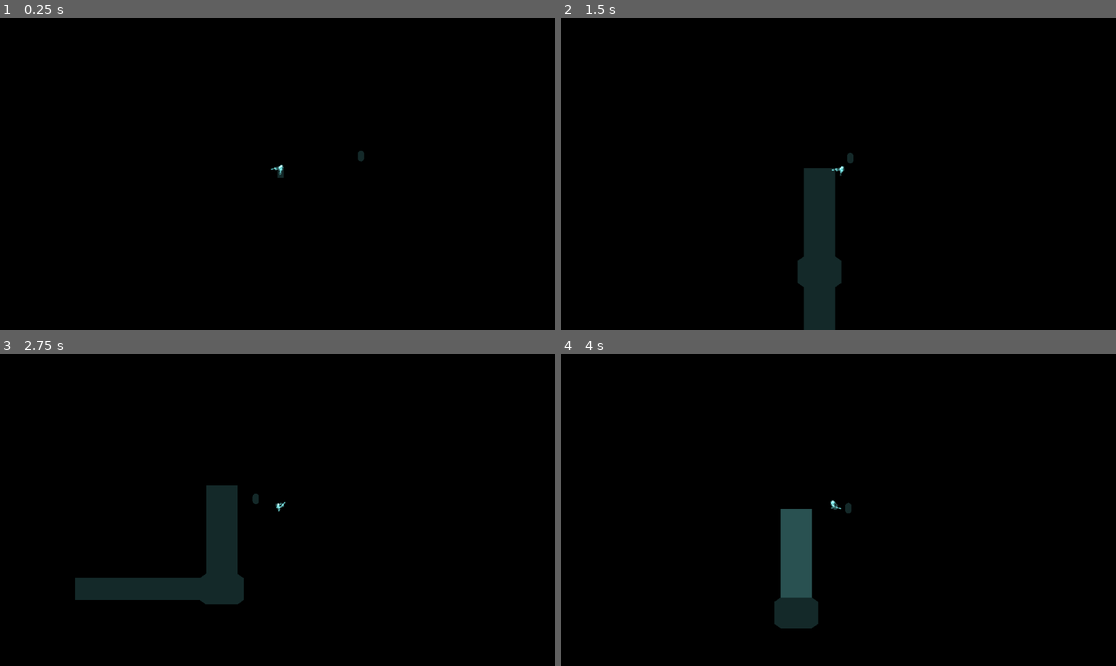
Above: before the commit, frames 1-4 (two rows, left to right).
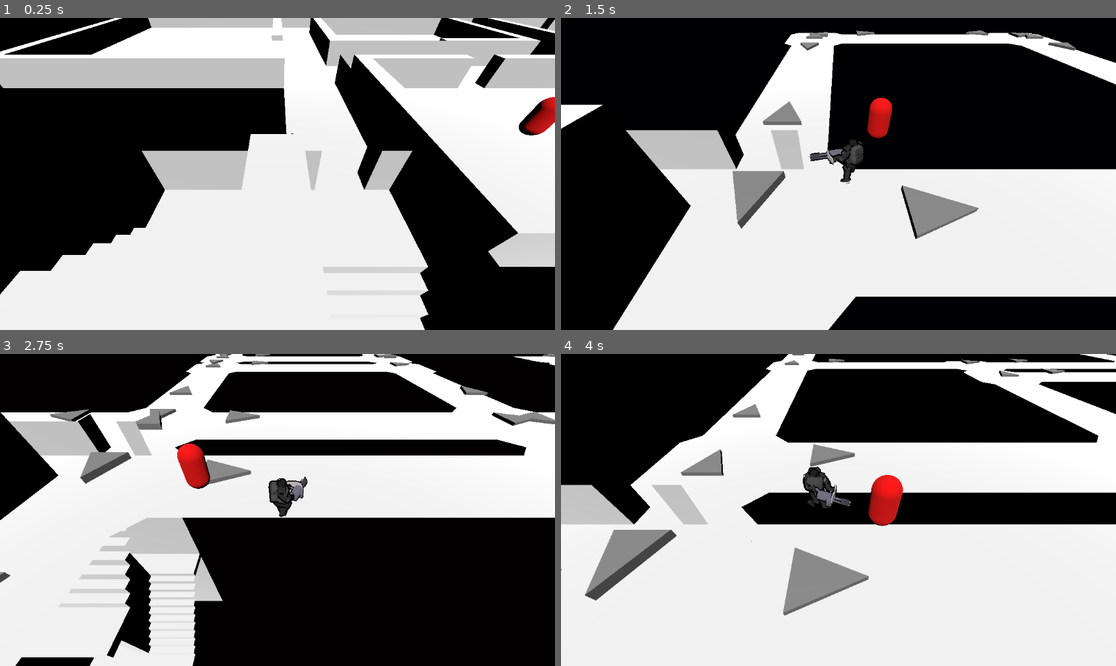
Above: after the commit, the same moments.

Repository: fossyman/SAWTOOTH_Uni
Game: Godot game, scene res://scenes/main.tscn
Same seed, same stepped clock (60 frames per second), same inputs: the game is played once before the commit and once after it.
Inputs (mouse positions are in pixels of both pictures, inside the frame that each line leads up to):
- Up to frame 1 (0.25 s): no input
- Up to frame 2 (1.5 s): tap Enter (ui_accept) at 0.5, 0.6, 0.77, 1.07 s; move the mouse to (960, 158) at 0.52 s; hold D (move_right) 0.53-1.28 s; move the mouse to (727, 189) at 1.27 s; hold S (move_back) from 1.28 s (still down); click (727, 189) at 1.35 s
- Up to frame 3 (2.75 s): tap Enter (ui_accept) at 1.52, 1.55, 1.82, 2.1 s; move the mouse to (333, 441) at 2.02 s; release S (move_back) at 2.03 s; hold D (move_right) from 2.03 s (still down)
- Up to frame 4 (4 s): move the mouse to (810, 572) at 2.77 s; release D (move_right) at 2.78 s; hold W (move_forward) 2.78-3.53 s; click (810, 572) at 2.85 s; tap Enter (ui_accept) at 3.02, 3.05, 3.32, 3.6, 3.77 s; move the mouse to (1005, 556) at 3.52 s; hold A (move_left) from 3.53 s (still down)

The runs differ from the first frame. In frame 1, 64% of the frame differs, in the area x 0-100%, y 0-100%; in frame 2, 48%; in frame 3, 50%; in frame 4, 70%.

Commit message:
Added Level gen V3 early models

Diff:
--- a/assets/Materials/MAT_SKYBox.tres
+++ b/assets/Materials/MAT_SKYBox.tres
@@ -15,7 +15,17 @@
 color_ramp = SubResource("Gradient_elvd3")
 noise = SubResource("FastNoiseLite_j7c43")
 
+[sub_resource type="Gradient" id="Gradient_mp7dl"]
+colors = PackedColorArray(0.0430392, 0.0430392, 0.0430392, 1, 0.0295066, 0.0295066, 0.0295066, 1)
+
+[sub_resource type="GradientTexture2D" id="GradientTexture2D_7alld"]
+gradient = SubResource("Gradient_mp7dl")
+fill = 2
+fill_from = Vector2(0.5, 0.5)
+
 [resource]
 shader = ExtResource("1_a0ku1")
+shader_parameter/Brightness = 0.025
 shader_parameter/Colors = ExtResource("2_uowng")
 shader_parameter/Static = SubResource("NoiseTexture2D_56wrp")
+shader_parameter/gradient = SubResource("GradientTexture2D_7alld")
--- a/scenes/MapSegments/BasicLevelSet/4_way_1.tscn
+++ b/scenes/MapSegments/BasicLevelSet/4_way_1.tscn
@@ -3,7 +3,7 @@
 [ext_resource type="PackedScene" uid="uid://dtfdccig1uk5u" path="res://assets/Models/LevelSets/BasicSet/4way1.glb" id="1_gbuel"]
 [ext_resource type="Script" path="res://src/Components/COMP_MapChunk.gd" id="2_wahjk"]
 
-[sub_resource type="BoxMesh" id="BoxMesh_734r0"]
+[sub_resource type="PrismMesh" id="PrismMesh_s74o7"]
 
 [node name="4way1" node_paths=PackedStringArray("Back") instance=ExtResource("1_gbuel")]
 script = ExtResource("2_wahjk")
@@ -15,9 +15,6 @@
 [node name="ConnectorF" type="Node3D" parent="." index="1" groups=["Connector"]]
 transform = Transform3D(-1, 0, -2.62268e-07, 0, 1, 0, 2.62268e-07, 0, -1, 5, 0, 2.62268e-07)
 
-[node name="MeshInstance3D" type="MeshInstance3D" parent="ConnectorF" index="0"]
-mesh = SubResource("BoxMesh_734r0")
-
 [node name="ConnectorB" type="Node3D" parent="." index="2" groups=["Connector"]]
 transform = Transform3D(1, 0, 1.74846e-07, 0, 1, 0, -1.74846e-07, 0, 1, 0, 0, 7)
 
@@ -26,3 +23,7 @@
 
 [node name="ConnectorR" type="Node3D" parent="." index="4" groups=["Connector"]]
 transform = Transform3D(-4.37114e-08, 0, 1, 0, 1, 0, -1, 0, -4.37114e-08, 6, 0, 6)
+
+[node name="MeshInstance3D" type="MeshInstance3D" parent="." index="5"]
+transform = Transform3D(2, 0, 0, 0, -1.00536e-07, -0.2, 0, 2.3, -8.74228e-09, 2.4, 0.436856, 3)
+mesh = SubResource("PrismMesh_s74o7")
--- a/scenes/MapSegments/BasicLevelSet/corner_1.tscn
+++ b/scenes/MapSegments/BasicLevelSet/corner_1.tscn
@@ -1,7 +1,9 @@
-[gd_scene load_steps=3 format=3 uid="uid://cirql2qbhbga6"]
+[gd_scene load_steps=4 format=3 uid="uid://cirql2qbhbga6"]
 
 [ext_resource type="PackedScene" uid="uid://6b01m4vrus82" path="res://assets/Models/LevelSets/BasicSet/Corner1.glb" id="1_uqx83"]
 [ext_resource type="Script" path="res://src/Components/COMP_MapChunk.gd" id="2_mgiw3"]
+
+[sub_resource type="PrismMesh" id="PrismMesh_5w376"]
 
 [node name="Corner1" node_paths=PackedStringArray("Back") instance=ExtResource("1_uqx83")]
 script = ExtResource("2_mgiw3")
@@ -15,3 +17,7 @@
 
 [node name="ConnectorU" type="Node3D" parent="." index="2" groups=["Connector"]]
 transform = Transform3D(-1, 0, -2.62268e-07, 0, 1, 0, 2.62268e-07, 0, -1, 5, 0, 0)
+
+[node name="MeshInstance3D" type="MeshInstance3D" parent="." index="3"]
+transform = Transform3D(2, 0, 0, 0, -1.00536e-07, -0.2, 0, 2.3, -8.74228e-09, 2.4, 0.446854, 3)
+mesh = SubResource("PrismMesh_5w376")
--- a/scenes/MapSegments/BasicLevelSet/hallway_1.tscn
+++ b/scenes/MapSegments/BasicLevelSet/hallway_1.tscn
@@ -1,7 +1,9 @@
-[gd_scene load_steps=3 format=3 uid="uid://blnngdm0jh6cy"]
+[gd_scene load_steps=4 format=3 uid="uid://blnngdm0jh6cy"]
 
 [ext_resource type="PackedScene" uid="uid://c6iju2rjq3pk1" path="res://assets/Models/LevelSets/BasicSet/Hallway1.glb" id="1_1jrok"]
 [ext_resource type="Script" path="res://src/Components/COMP_MapChunk.gd" id="2_5qcix"]
+
+[sub_resource type="PrismMesh" id="PrismMesh_fs1u7"]
 
 [node name="Hallway1" node_paths=PackedStringArray("Back") instance=ExtResource("1_1jrok")]
 script = ExtResource("2_5qcix")
@@ -15,3 +17,7 @@
 
 [node name="ConnectorF2" type="Node3D" parent="." index="2" groups=["Connector"]]
 transform = Transform3D(1, 0, 2.78162e-07, 0, 1, 0, -2.78162e-07, 0, 1, 2.8611e-06, 0, 20)
+
+[node name="MeshInstance3D" type="MeshInstance3D" parent="." index="3"]
+transform = Transform3D(2, 0, 0, 0, -1.00536e-07, -0.2, 0, 2.3, -8.74228e-09, 2.4, 0.604041, 3)
+mesh = SubResource("PrismMesh_fs1u7")
--- a/scenes/MapSegments/BasicLevelSet/t_junction_1.tscn
+++ b/scenes/MapSegments/BasicLevelSet/t_junction_1.tscn
@@ -1,7 +1,9 @@
-[gd_scene load_steps=3 format=3 uid="uid://be0daafrbbtvt"]
+[gd_scene load_steps=4 format=3 uid="uid://be0daafrbbtvt"]
 
 [ext_resource type="PackedScene" uid="uid://bap82n4km8f3n" path="res://assets/Models/LevelSets/BasicSet/TJunction1.glb" id="1_lfh65"]
 [ext_resource type="Script" path="res://src/Components/COMP_MapChunk.gd" id="2_qr4du"]
+
+[sub_resource type="PrismMesh" id="PrismMesh_gjebh"]
 
 [node name="TJunction1" node_paths=PackedStringArray("Back") instance=ExtResource("1_lfh65")]
 script = ExtResource("2_qr4du")
@@ -18,3 +20,7 @@
 
 [node name="ConnectorR" type="Node3D" parent="." index="3" groups=["Connector"]]
 transform = Transform3D(-1, 0, -1.90739e-07, 0, 1, 0, 1.90739e-07, 0, -1, 5, 0, 3.31403e-06)
+
+[node name="MeshInstance3D" type="MeshInstance3D" parent="." index="4"]
+transform = Transform3D(2, 0, 0, 0, -1.00536e-07, -0.2, 0, 2.3, -8.74228e-09, 2.4, 0.445277, 3)
+mesh = SubResource("PrismMesh_gjebh")
--- a/scenes/ROOT_gameplay.tscn
+++ b/scenes/ROOT_gameplay.tscn
@@ -13,6 +13,8 @@
 [ext_resource type="PackedScene" uid="uid://cirql2qbhbga6" path="res://scenes/MapSegments/BasicLevelSet/corner_1.tscn" id="5_lhngw"]
 [ext_resource type="PackedScene" uid="uid://c43dt27bxg3sm" path="res://scenes/MapSegments/BasicLevelSet/4_way_1.tscn" id="6_ymj2v"]
 [ext_resource type="PackedScene" uid="uid://be0daafrbbtvt" path="res://scenes/MapSegments/BasicLevelSet/t_junction_1.tscn" id="7_kvnuu"]
+[ext_resource type="PackedScene" uid="uid://c4ei208cyxnl4" path="res://assets/Models/LevelSets/Set1/FloorLayout1.glb" id="9_3e5gf"]
+[ext_resource type="PackedScene" uid="uid://c1vx530asrxbw" path="res://assets/Models/LevelSets/LevelTransitionStaircase.glb" id="15_slw5h"]
 
 [sub_resource type="Sky" id="Sky_m2tdj"]
 sky_material = ExtResource("1_vstcw")
@@ -70,6 +72,8 @@
 
 [node name="MeshInstance3D" type="MeshInstance3D" parent="Map/MapContainer"]
 
+[node name="FloorLayout1" parent="Map/MapContainer" instance=ExtResource("9_3e5gf")]
+
 [node name="Node" type="Node" parent="."]
 
 [node name="Player" parent="Node" instance=ExtResource("1_gnqm2")]
@@ -86,24 +90,20 @@
 
 [node name="SubViewport" type="SubViewport" parent="Node/SubViewportContainer"]
 handle_input_locally = false
-debug_draw = 3
 size = Vector2i(1152, 648)
 render_target_update_mode = 4
 
 [node name="MainCamera" type="Camera3D" parent="Node/SubViewportContainer/SubViewport"]
 unique_name_in_owner = true
-transform = Transform3D(1, 0, 0, 0, 0.707107, 0.707107, 0, -0.707107, 0.707107, 0, 41.234, 41.234)
-projection = 1
-fov = 90.0
-size = 50.0
-near = 0.001
+transform = Transform3D(1, 0, 0, 0, 0.707107, 0.707107, 0, -0.707107, 0.707107, 0, 6.22917, 6.22917)
+size = 10.0
 
 [node name="CameraOffset" type="Node3D" parent="Node" node_paths=PackedStringArray("TargetNode")]
 script = ExtResource("2_y5f1m")
 TargetNode = NodePath("../Player/Mesh/CameraOffsetNode")
 
 [node name="CameraOffset" type="RemoteTransform3D" parent="Node/CameraOffset"]
-transform = Transform3D(1, 0, 0, 0, 0.707107, 0.707107, 0, -0.707107, 0.707107, 0, 41.234, 41.234)
+transform = Transform3D(1, 0, 0, 0, 0.707107, 0.707107, 0, -0.707107, 0.707107, 0, 6.22917, 6.22917)
 remote_path = NodePath("../../SubViewportContainer/SubViewport/MainCamera")
 
 [node name="Inventory" type="Node" parent="Node"]
@@ -113,3 +113,6 @@
 
 [node name="EnemyBase" parent="." instance=ExtResource("2_g555f")]
 transform = Transform3D(1, 0, 0, 0, 1, 0, 0, 0, 1, 13, 0, -3)
+
+[node name="LevelTransitionStaircase" parent="." instance=ExtResource("15_slw5h")]
+transform = Transform3D(1, 0, 0, 0, 1, 0, 0, 0, 1, -5, -22, 10)
--- a/scenes/SCN_Player.tscn
+++ b/scenes/SCN_Player.tscn
@@ -58,6 +58,7 @@
 snap = Vector2(0.5, 0.5)
 
 [sub_resource type="AnimationNodeBlendTree" id="AnimationNodeBlendTree_1kg37"]
+graph_offset = Vector2(-428.511, 247.198)
 nodes/Animation/node = SubResource("AnimationNodeAnimation_cbqbh")
 nodes/Animation/position = Vector2(-186.667, 466.667)
 "nodes/Animation 2/node" = SubResource("AnimationNodeAnimation_5t1oe")
@@ -116,16 +117,16 @@
 
 [node name="Skeleton3D" parent="Mesh/Holland/Armature" index="0"]
 bones/0/rotation = Quaternion(0, 0.707107, 0.707107, 0)
-bones/1/position = Vector3(-0.0199045, -0.0629443, 0.05)
+bones/1/position = Vector3(-0.000319926, -0.0010117, 0.05)
 bones/1/rotation = Quaternion(0.5, 0.5, 0.5, 0.5)
 bones/2/rotation = Quaternion(0.5, 0.5, 0.5, -0.5)
 bones/3/rotation = Quaternion(1.86542e-15, -0.52507, 3.02357e-15, 0.851059)
 bones/5/rotation = Quaternion(-0.00335439, 0.528448, -2.05691e-10, 0.848959)
 bones/6/rotation = Quaternion(0.415316, 0.596247, 0.596247, -0.34131)
 bones/6/scale = Vector3(1, 1, 1)
-bones/7/rotation = Quaternion(0.00885893, -0.472529, 0.758864, 0.448066)
-bones/8/rotation = Quaternion(0.461728, 0.0348934, 0.523425, 0.715273)
-bones/9/rotation = Quaternion(-0.0047928, 0.598395, -0.446226, 0.66542)
+bones/7/rotation = Quaternion(0.00855903, -0.473735, 0.759374, 0.44593)
+bones/8/rotation = Quaternion(0.463087, 0.0347956, 0.524965, 0.713268)
+bones/9/rotation = Quaternion(-0.000793113, 0.596513, -0.450723, 0.664094)
 bones/10/position = Vector3(-0.0219696, 0.076446, -0.00230959)
 bones/10/rotation = Quaternion(-0.373475, -0.214044, 0.217393, 0.876037)
 bones/10/scale = Vector3(1, 1, 1)
@@ -149,9 +150,9 @@
 bones/24/rotation = Quaternion(-0.677386, 0.0079666, -0.0086504, 0.735534)
 bones/25/rotation = Quaternion(-0.415316, 0.596247, 0.596247, 0.34131)
 bones/25/scale = Vector3(1, 1, 1)
-bones/26/rotation = Quaternion(-0.318396, 0.359823, -0.411461, 0.774501)
-bones/27/rotation = Quaternion(0.361522, -0.0408057, -0.409829, 0.836467)
-bones/28/rotation = Quaternion(0.144763, -0.00526382, 0.422094, 0.894904)
+bones/26/rotation = Quaternion(-0.316963, 0.359082, -0.411861, 0.77522)
+bones/27/rotation = Quaternion(0.359591, -0.0408982, -0.40764, 0.838362)
+bones/28/rotation = Quaternion(0.144649, -0.00675736, 0.418251, 0.896715)
 bones/29/rotation = Quaternion(-0.27861, -0.0678377, -0.121277, 0.950298)
 bones/29/scale = Vector3(1, 1, 1)
 bones/30/rotation = Quaternion(0.0804791, -0.116145, 0.356838, 0.923418)
@@ -173,20 +174,20 @@
 bones/42/scale = Vector3(1, 1, 1)
 bones/43/rotation = Quaternion(-0.699756, -0.00822965, 0.00840045, 0.714285)
 bones/44/rotation = Quaternion(0.568244, 0.0769754, 0.568244, 0.590146)
-bones/45/rotation = Quaternion(-0.117377, -0.260437, 0.288011, 0.914027)
+bones/45/rotation = Quaternion(-0.251351, -0.302274, 0.303669, 0.867893)
 bones/45/scale = Vector3(1, 1, 1)
-bones/46/rotation = Quaternion(-0.409433, -0.0454004, 0.127157, 0.902294)
+bones/46/rotation = Quaternion(-0.143863, -0.0496796, 0.0446795, 0.987339)
 bones/46/scale = Vector3(1, 1, 1)
-bones/47/rotation = Quaternion(0.220529, -0.011095, -0.0323256, 0.974781)
+bones/47/rotation = Quaternion(0.0816501, 0.0162364, 0.00318069, 0.996524)
 bones/48/rotation = Quaternion(0.298771, 0.0023218, -0.0023218, 0.954319)
 bones/48/scale = Vector3(1, 1, 1)
 bones/49/scale = Vector3(1, 1, 1)
 bones/50/rotation = Quaternion(-0.568244, 0.590146, -0.568244, 0.0769754)
 bones/50/scale = Vector3(1, 1, 1)
-bones/51/rotation = Quaternion(-0.118783, 0.270237, -0.328305, 0.897262)
+bones/51/rotation = Quaternion(-0.251243, 0.30247, -0.304233, 0.867658)
 bones/51/scale = Vector3(1, 1, 1)
-bones/52/rotation = Quaternion(-0.416441, 0.0452236, -0.129334, 0.89878)
-bones/53/rotation = Quaternion(0.227612, -0.0274251, 0.0572404, 0.971681)
+bones/52/rotation = Quaternion(-0.144181, 0.0496771, -0.0447781, 0.987289)
+bones/53/rotation = Quaternion(0.0818316, -0.0167447, -0.00270089, 0.996502)
 bones/54/rotation = Quaternion(0.298771, -0.0023218, 0.0023218, 0.954319)
 bones/54/scale = Vector3(1, 1, 1)
 bones/55/scale = Vector3(1, 1, 1)
@@ -198,10 +199,10 @@
 bones/62/position = Vector3(-0.3, 0.4, -1)
 bones/62/rotation = Quaternion(0, 0, 0, -1)
 
-[node name="Cube_001" parent="Mesh/Holland/Armature/Skeleton3D" index="1"]
-visible = false
-
 [node name="AnimationTree" type="AnimationTree" parent="Mesh/Holland"]
+libraries = {
+"Holland_Movement": ExtResource("3_rtptl")
+}
 tree_root = SubResource("AnimationNodeBlendTree_1kg37")
 anim_player = NodePath("AnimationPlayer")
 parameters/Attack/active = false
@@ -217,7 +218,7 @@
 }
 
 [node name="BoneAttachment3D" type="BoneAttachment3D" parent="Mesh/Holland"]
-transform = Transform3D(-0.193887, 0.367807, 0.909465, -0.820578, -0.56887, 0.0551258, 0.537643, -0.735598, 0.412111, 0.263129, 1.24543, 0.0268485)
+transform = Transform3D(-0.196194, 0.371179, 0.907598, -0.820571, -0.568866, 0.0552671, 0.536815, -0.733905, 0.416187, 0.280064, 1.30739, 0.0265856)
 bone_name = "Hand.R"
 bone_idx = 9
 use_external_skeleton = true
--- a/src/SCR_MapGenerator.gd
+++ b/src/SCR_MapGenerator.gd
@@ -16,7 +16,7 @@
 # Called every frame. 'delta' is the elapsed time since the previous frame.
 func _process(delta):
 	if Input.is_action_just_pressed("ui_accept"):
-		GenerateMap(3,5,100)
+		GenerateMap(100,5,100)
 	pass
 
 
@@ -38,22 +38,26 @@
 				pass
 		if is_instance_valid(CurrentConnector):
 			var instance = SelectedChunk.instantiate() as COMP_MapChunk
-			print("Connector: " + CurrentConnector.name + " OldNode: " + CurrentConnector.owner.name + " NewNode: " + instance.name)
+
+
+			print( "SPAWNING: " + instance.name + " AT " + CurrentConnector.name + CurrentConnector.owner.name)
+
 			MapContainer.add_child(instance)
 			instance.global_transform = CurrentConnector.global_transform
 			instance.Back.queue_free()
-			CurrentConnector.queue_free()
 			CurrentConnector = find_children_in_group(instance,"Connector").pick_random()
+			while CurrentConnector == instance.Back:
+				CurrentConnector = find_children_in_group(instance,"Connector").pick_random()
 			pass
 		else:
 			print("No Connectors")
 			var instance = SelectedChunk.instantiate()
 			var Connectors:Array[Node3D]
 			var Selected:Node3D
-			MapContainer.add_child(instance)
-			print(find_children_in_group(instance,"Connector"))
+			MapContainer.add_child(instance,true)
+			print("SPAWNING ROOT " + instance.name)
 			CurrentConnector = find_children_in_group(instance,"Connector").pick_random()
-		await get_tree().create_timer(0.1).timeout
+		await get_tree().create_timer(0.01).timeout
 	pass
 
 
--- a/src/shaders/RainbowSkybox.gdshader
+++ b/src/shaders/RainbowSkybox.gdshader
@@ -2,14 +2,16 @@
 
 uniform sampler2D Colors:filter_linear;
 uniform sampler2D Static:filter_nearest;
+uniform sampler2D gradient;
+uniform float Brightness;
 void sky() {
 	vec2 UVOFFSET = vec2(TIME * 0.5,0.0);
 	vec3 CurrentColor = vec3(0,0,0);
 	vec4 text = texture(Colors,UVOFFSET);
-
+	vec4 Gradient = texture(gradient,SCREEN_UV);
 	vec2 staticUV = (SCREEN_UV * 2.0) + vec2(TIME * 5.0,TIME * 5.0);
 	vec4 staticTexture = texture(Static,staticUV);
-	staticTexture.a *= 0.1;
-	text *= 0.1;
-	COLOR = text.rgb + staticTexture.rgb;
+
+	text *= Brightness;
+	COLOR = text.rgb + (staticTexture.rgb * 0.2) + (-Gradient.rgb * Brightness);
 }
Not shown: 1 places in assets/Materials/MAT_SKYBox.tres that only renumber resources
Binary file added: assets/Models/LevelSets/LevelTransitionStaircase.glb
Not shown, added: assets/Models/LevelSets/LevelTransitionStaircase.glb.import
Binary file added: assets/Models/LevelSets/Set1/FloorLayout1.glb
Not shown, added: assets/Models/LevelSets/Set1/FloorLayout1.glb.import
Not shown: 1 places in scenes/ROOT_gameplay.tscn that only renumber resources
Not shown, added: assets/Models/LevelSets/LevelTransitionStaircase.blend
Not shown, added: assets/Models/LevelSets/LevelTransitionStaircase.blend1
Not shown, added: assets/Models/LevelSets/Set1/FloorLayout1.blend
Not shown, added: assets/Models/LevelSets/Set1/FloorLayout1.blend1
